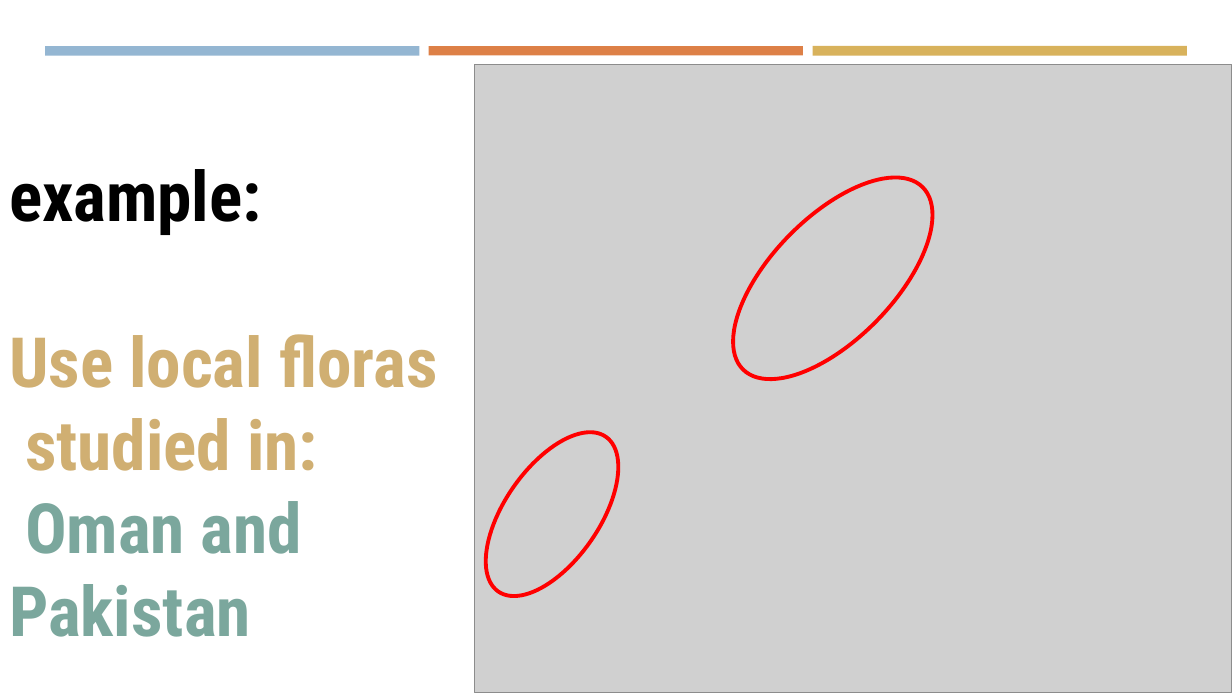
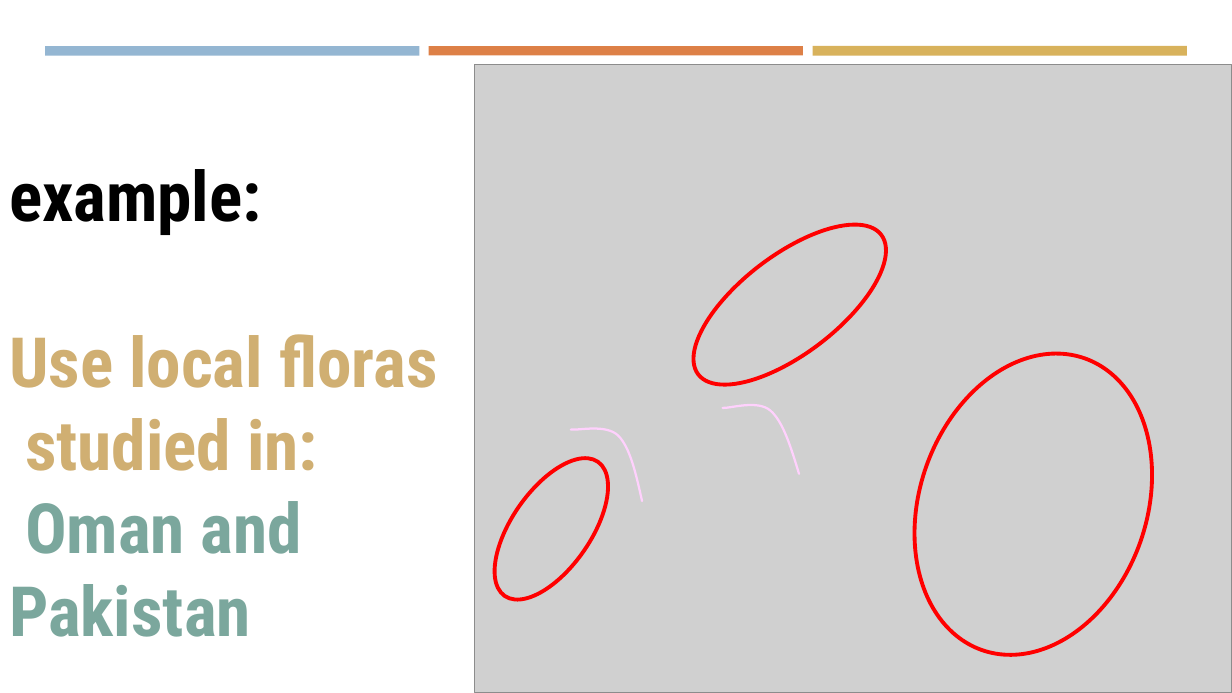
Before and after one commit to msht-ir/Alamutw, a slide deck: slide 26 of AlamutB/.appCatalog/_demo for Alamut - LinkedIn.pptx. Drawn at 1232x693 pixels with LibreOffice and Linux fonts; fonts in the diff are those of the drawing; grey boxes stand for pictures. Boxes give left, top, right and bottom in pixels: in the first picture for what was removed or moved away, otherwise in the second. Text is boxed around its words. In the diff, an @@ line names an element or a change of style, - is before the commit and + after.

```diff
--- a/AlamutB/.appCatalog/_demo for Alamut - LinkedIn.pptx
+++ b/AlamutB/.appCatalog/_demo for Alamut - LinkedIn.pptx
@@ ellipse at (668,195,911,414): rotation 44 to 52 degrees @@
@@ ellipse added at (875,320,1192,688), outline #FF0000 3 pt @@
@@ freeform shape added at (557,414,665,501), outline #FFD1FD 1.75 pt @@
@@ freeform shape added at (711,393,818,474), outline #FFD1FD 1.75 pt @@
@@ ellipse: place and size @@
-ellipse at (459,410,644,618)
+ellipse at (472,440,630,619)
```
Also in this commit, not shown: 8 other files.
